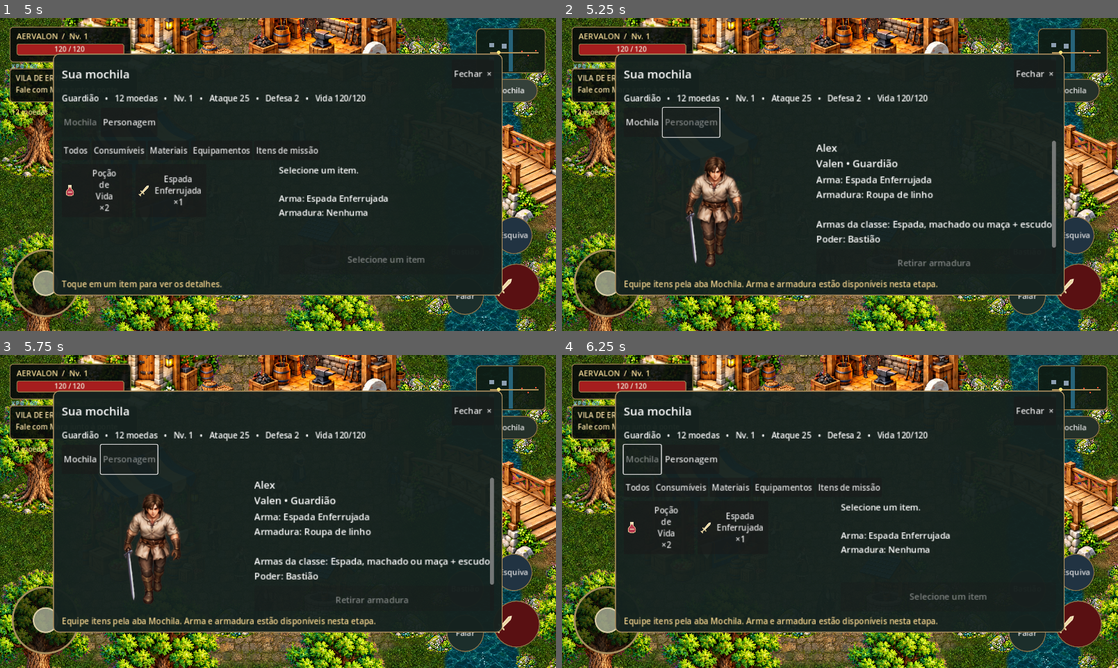
Above: before the commit, frames 1-4 (two rows, left to right).
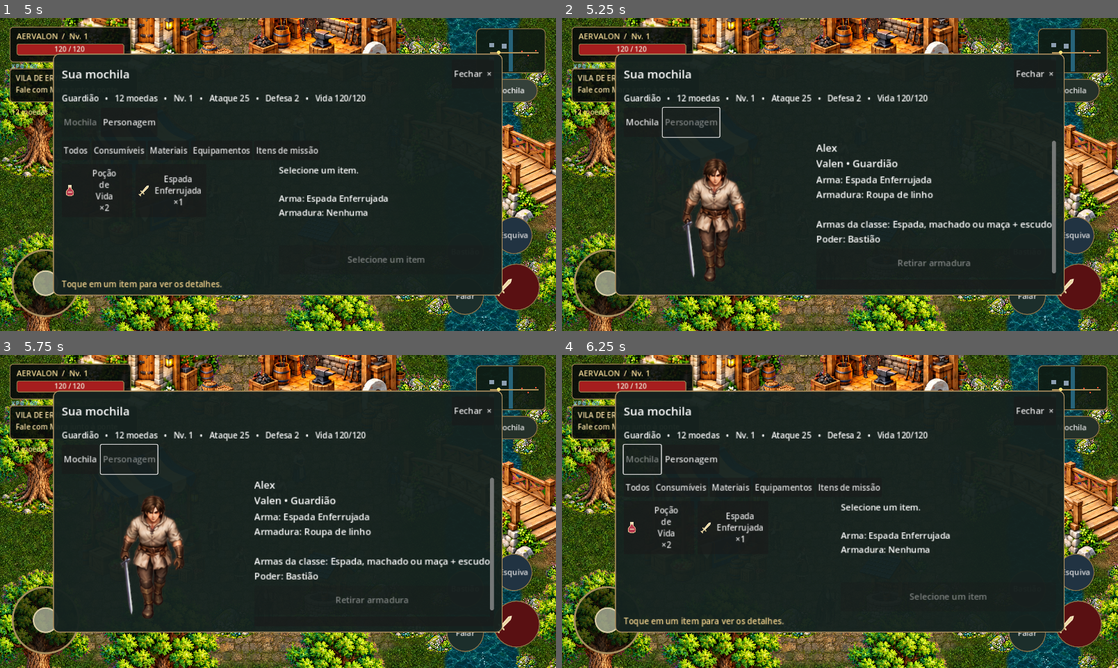
Above: after the commit, the same moments.

Repository: Surgaj/Aervalon
Game: Godot game, scene res://scenes/ui/title_screen.tscn
Two runs of this game, one before a commit and one after it. Both use one fixed random seed, a clock stepped at 60 frames per second and the inputs below.
Inputs (mouse positions are in pixels of both pictures, inside the frame that each line leads up to):
- Up to frame 1 (5 s): click (400, 259) at 0.52 s; type "Alex" at 0.6 s; click "Criar personagem" at 1.25 s; click "Novo personagem" at 2 s; click "Alex Valen • Guardião • Nv. 1" at 2.75 s; click "Entrar em Eryndor" at 3.5 s; click "Mochila" at 4.25 s
- Up to frame 2 (5.25 s): click "Personagem" at 5 s
- Up to frame 3 (5.75 s): no input
- Up to frame 4 (6.25 s): click "Mochila" at 5.75 s

Frame 1 is identical in both runs. In frame 2, 2.7% of the frame differs, in the area x 11-89%, y 44-87%; in frame 3, 2.7%; in frame 4, 0.7%.

Commit message:
fix: hide redundant character feedback on compact sheet

Diff:
--- a/scripts/inventory_panel.gd
+++ b/scripts/inventory_panel.gd
@@ -134,9 +134,9 @@
 	character_sheet.visible=mode=="Personagem"
 	body.visible=mode!="Personagem"
 	categories.visible=mode!="Personagem"
+	feedback.visible=mode!="Personagem"
 	if mode=="Personagem":
 		character_sheet.refresh()
-		feedback.text="Equipe itens pela aba Mochila. Arma e armadura estão disponíveis nesta etapa."
 	for child in grid.get_children():
 		grid.remove_child(child)
 		child.queue_free()
